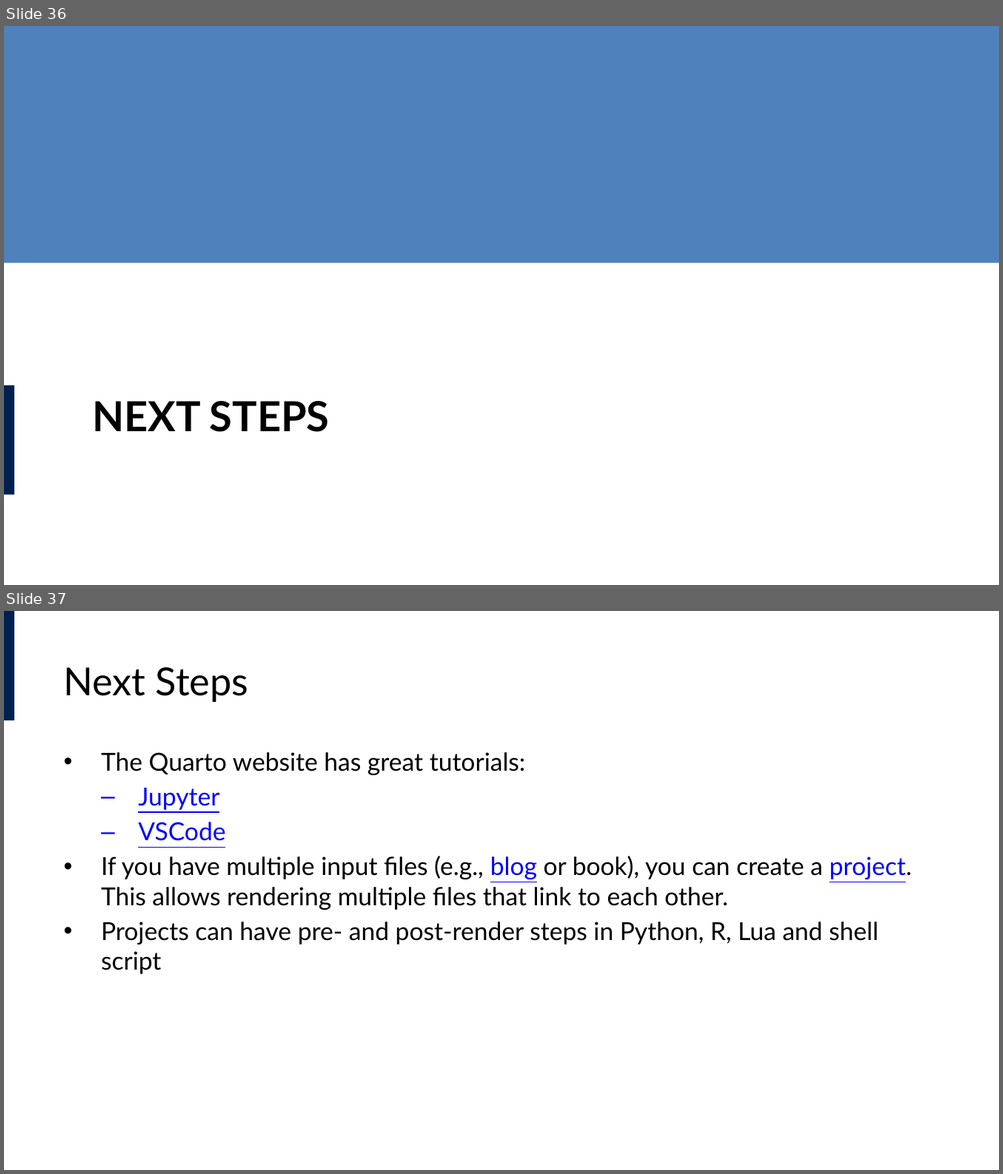
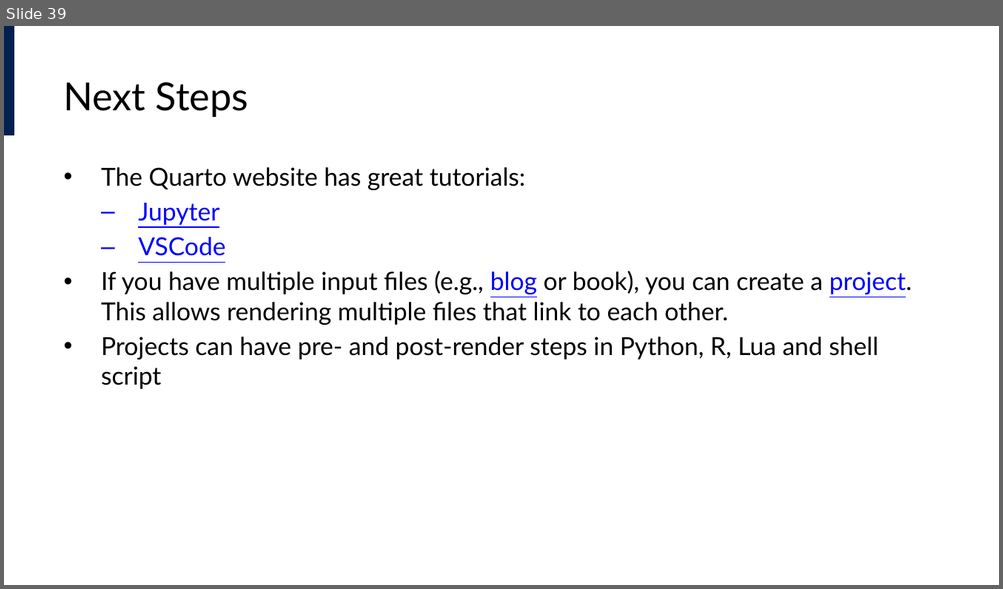
Before and after one commit to lucas-a-meyer/using-quarto, a slide deck: docs/presentation.pptx. Shown one above the other, each under a label of ours: slides 36 and 37 before the commit, slide 39 after it. The pictures are 1003x1174 and 1003x589 pixels, drawn with LibreOffice and Linux fonts; fonts in the diff are those of the drawing. Boxes give left, top, right and bottom in pixels: in the first picture for what was removed or moved away, otherwise in the second. Text is boxed around its words. In the diff, an @@ line names an element or a change of style, - is before the commit and + after.

```diff
--- a/docs/presentation.pptx
+++ b/docs/presentation.pptx
@@ slide 36 removed at (x1=4, y1=26, x2=999, y2=585), background #FFFFFF @@
@@ rectangle removed at (x1=4, y1=26, x2=999, y2=263) @@
@@ rectangle removed at (x1=4, y1=385, x2=14, y2=494) @@
@@ title removed at (x1=93, y1=401, x2=330, y2=432) @@
-NEXT STEPS
@@ what was slide 37 is now slide 39 @@
```
Also in this commit, not shown: 3 slides added, 11 other files.
